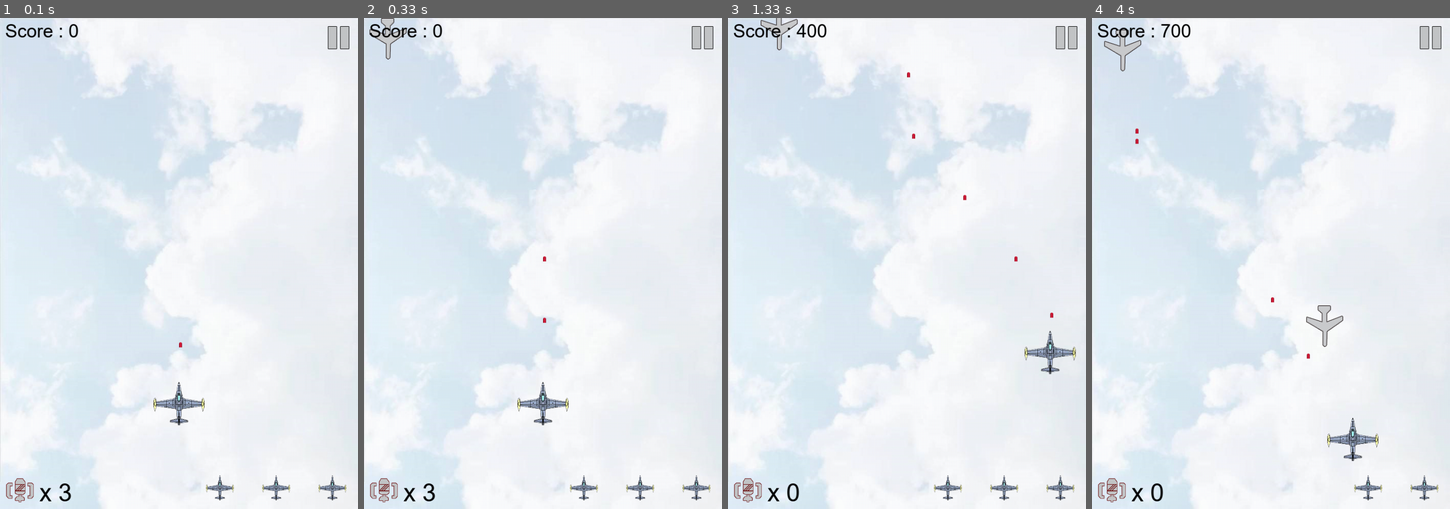
Above: before the commit, frames 1-4 (left to right).
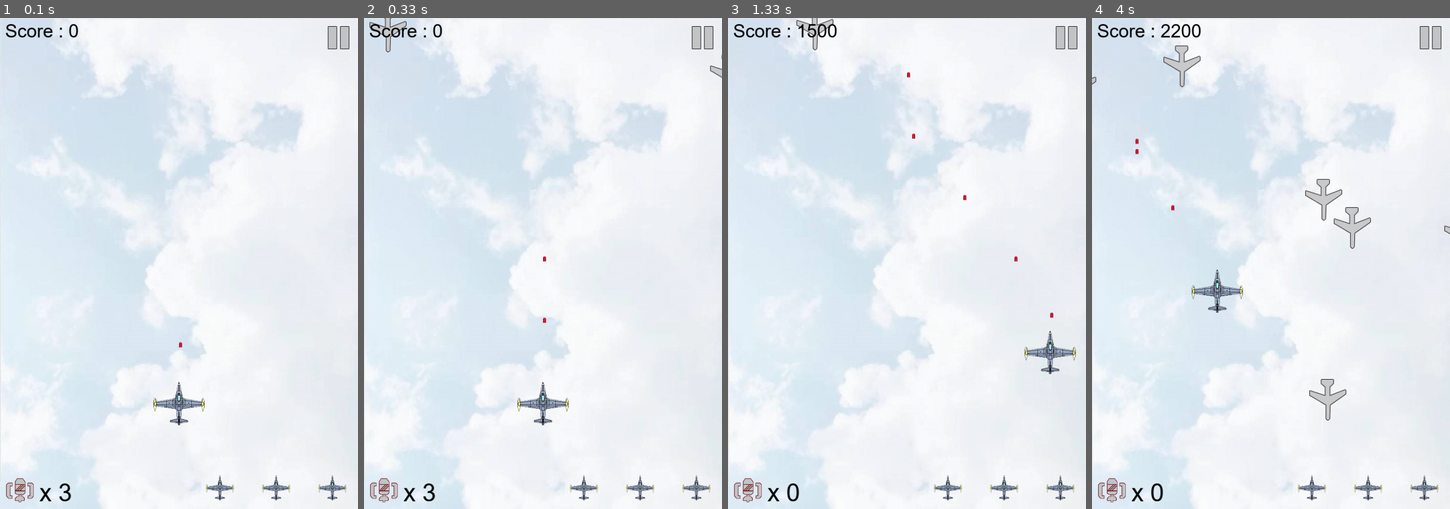
Above: after the commit, the same moments.

Repository: charlie-ccw/Pygame-project
Game: pygame game, started from main.py
Same seed, same stepped clock (60 frames per second), same inputs: the game is played once before the commit and once after it.
Inputs:
- Up to frame 1 (0.1 s): no input
- Up to frame 2 (0.33 s): no input
- Up to frame 3 (1.33 s): tap Space at 0.33, 0.73, 1.03, 1.23 s; hold D 0.67-1.13 s; hold W from 1.17 s (still down)
- Up to frame 4 (4 s): release W at 1.47 s; hold D 1.5-1.97 s; tap Space at 1.57, 1.87, 2.07, 2.37, 2.63, 2.97, 3.27, 3.4, 3.8 s; hold A 2-2.53 s; hold S 2.57-2.87 s; hold A 2.9-3.3 s; hold W 3.33-3.7 s; hold D from 3.73 s (still down)

Frame 1 is identical in both runs. In frame 2, 0.3% of the frame differs, in the area x 1-100%, y 0-13%; in frame 3, 0.5%; in frame 4, 3.0%, in the area x 0-100%, y 1-99%.

Commit message:
add more path

Diff:
--- a/enemy.py
+++ b/enemy.py
@@ -152,23 +152,23 @@
         self.speed = 5
         # here we set the condition of the picture
         self.active = True
-        self.rect.left = randint(100,self.width - self.rect.width-100)
-        self.rect.bottom = randint(self.height*-5,0)
-        self.mask = pygame.mask.from_surface(self.image)
-
-
-     # here we difine the movemont of the enemy
-    def move(self):
-        if self.rect.top < self.height:
-            self.rect.top +=self.speed
-            self.rect.left += 6*math.sin(self.rect.top/50)
-        else:
-            self.reset()
-
-     # here we define how the enemy reset in the game
-    def reset(self):
-        self.active = True
-        self.rect.left = randint(100,self.width - self.rect.width-100)
+        self.rect.left = randint(150,self.width - self.rect.width-150)
+        self.rect.bottom = randint(self.height*-5,0)
+        self.mask = pygame.mask.from_surface(self.image)
+
+
+     # here we difine the movemont of the enemy
+    def move(self):
+        if self.rect.top < self.height:
+            self.rect.top +=self.speed
+            self.rect.left += 4*math.sin(self.rect.top/50)
+        else:
+            self.reset()
+
+     # here we define how the enemy reset in the game
+    def reset(self):
+        self.active = True
+        self.rect.left = randint(150,self.width - self.rect.width-150)
         self.rect.bottom = randint(self.height*-5,0)
 
 
@@ -193,14 +193,14 @@
         # here we set the condition of the picture
         self.active = True
         self.rect.left = randint(-300,0)
-        self.rect.bottom = randint(-150,200)
-        self.mask = pygame.mask.from_surface(self.image)
-
-
-     # here we difine the movemont of the enemy
-    def move(self):
-        if self.rect.top < self.height:
-            self.rect.top +=self.speed
+        self.rect.bottom = randint(-100,150)
+        self.mask = pygame.mask.from_surface(self.image)
+
+
+     # here we difine the movemont of the enemy
+    def move(self):
+        if self.rect.top < self.height:
+            self.rect.top += 1.2*self.speed+2*math.sin(self.rect.top/50)
             self.rect.left += self.speed
         else:
             self.reset()
@@ -209,4 +209,44 @@
     def reset(self):
         self.active = True
         self.rect.left = randint(-300,0)
-        self.rect.bottom = randint(-150,200)
+        self.rect.bottom = randint(-100,150)
+
+
+ # here we difine the smallest enemy plane
+class Enemy6(pygame.sprite.Sprite):
+    def __init__(self,size):
+        pygame.sprite.Sprite.__init__(self)
+
+        self.image = pygame.image.load("images/6.png").convert_alpha()
+        # here we difine the destory picture of the enemy
+        self.destroy_images = []
+        self.destroy_images.extend([\
+             pygame.image.load("images/7.png").convert_alpha(),\
+             pygame.image.load("images/8.png").convert_alpha(),\
+             pygame.image.load("images/9.png").convert_alpha(),\
+             pygame.image.load("images/1.png").convert_alpha(),\
+             ])
+        self.rect = self.image.get_rect()
+        self.width = 700
+        self.height = 960
+        self.speed = 4
+        # here we set the condition of the picture
+        self.active = True
+        self.rect.left = randint(700,1000)
+        self.rect.bottom = randint(-100,150)
+        self.mask = pygame.mask.from_surface(self.image)
+
+
+     # here we difine the movemont of the enemy
+    def move(self):
+        if self.rect.top < self.height:
+            self.rect.top += 1.2*self.speed-2*math.sin(self.rect.top/50)
+            self.rect.left -= self.speed
+        else:
+            self.reset()
+
+     # here we define how the enemy reset in the game
+    def reset(self):
+        self.active = True
+        self.rect.left = randint(700,1000)
+        self.rect.bottom = randint(-100,150)
--- a/main.py
+++ b/main.py
@@ -58,6 +58,12 @@
         group1.add(e5)
         group2.add(e5)
 
+def add_enemy6(group1,group2,num):
+    for i in range(num):
+        e6 = enemy.Enemy6(size)
+        group1.add(e6)
+        group2.add(e6)
+
 # here we difine the change of speed
 def inc_speed(target, inc):
     for each in target:
@@ -80,14 +86,16 @@
     add_enemy2(enemy2, enemies, 8)
 
     enemy3 = pygame.sprite.Group()
-    add_enemy3(enemy3, enemies, 3)
+    add_enemy3(enemy3, enemies, 4)
 
     enemy4 = pygame.sprite.Group()
     add_enemy4(enemy4, enemies, 4)
 
     enemy5 = pygame.sprite.Group()
-    add_enemy5(enemy5, enemies, 2)
-
+    add_enemy5(enemy5, enemies, 3)
+
+    enemy6 = pygame.sprite.Group()
+    add_enemy6(enemy6, enemies, 3)
 
     # here we creat the bullets
     bullet1 = []
@@ -112,6 +120,7 @@
     e3_destroy_index = 0
     e4_destroy_index = 0
     e5_destroy_index = 0
+    e6_destroy_index = 0
     myplane1_destroy_index = 0
 
 
@@ -264,6 +273,7 @@
             add_enemy3(enemy3, enemies, 2)
             add_enemy4(enemy4, enemies, 2)
             add_enemy5(enemy5, enemies, 1)
+            add_enemy6(enemy5, enemies, 1)
 
 
             # increase the speed of the small enemy plane
@@ -280,6 +290,7 @@
             add_enemy3(enemy3, enemies, 2)
             add_enemy4(enemy4, enemies, 2)
             add_enemy5(enemy5, enemies, 1)
+            add_enemy6(enemy5, enemies, 1)
 
 
             # increase the speed of the small enemy plane
@@ -296,6 +307,7 @@
             add_enemy3(enemy3, enemies, 2)
             add_enemy4(enemy4, enemies, 2)
             add_enemy5(enemy5, enemies, 1)
+            add_enemy6(enemy5, enemies, 1)
 
 
             # increase the speed of the small enemy plane
@@ -304,6 +316,7 @@
             inc_speed(enemy3, 1)
             inc_speed(enemy4, 1)
             inc_speed(enemy5, 1)
+            inc_speed(enemy6, 1)
 
 
         elif level == 5 and score > 25000:
@@ -315,6 +328,7 @@
             add_enemy3(enemy3, enemies, 2)
             add_enemy4(enemy4, enemies, 2)
             add_enemy5(enemy5, enemies, 1)
+            add_enemy6(enemy5, enemies, 1)
 
 
             # increase the speed of the small enemy plane
@@ -520,6 +534,21 @@
                             each.reset()
 
 
+            for each in enemy6:
+                if each.active:
+                    each.move()
+                    screen.blit(each.image, each.rect)
+                else:
+                    if not(delay % 3):
+                        # here we draw the destory pictures of the plane
+                        screen.blit(each.destroy_images[e6_destroy_index], each.rect)
+                        e6_destroy_index = (e6_destroy_index + 1) % 4
+                        if e6_destroy_index == 0:
+                            score += 100
+                            each.reset()
+
+
+
             # here we draw the score
             score_text = score_font.render("Score : %s" % str(score), True, BLACK)
             screen.blit(score_text, (10,5))
